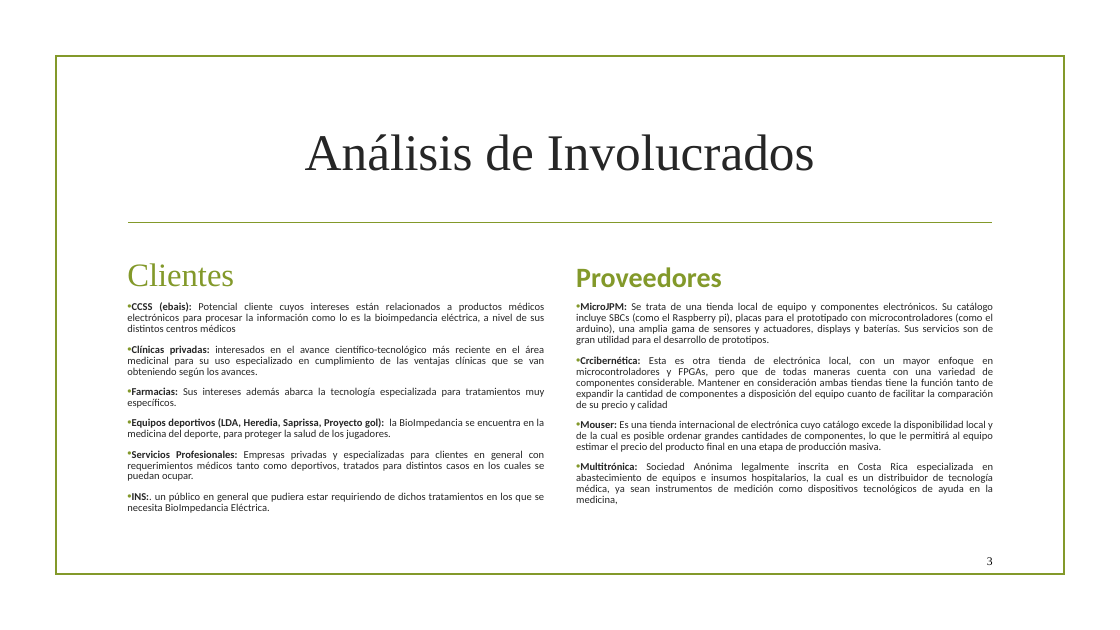
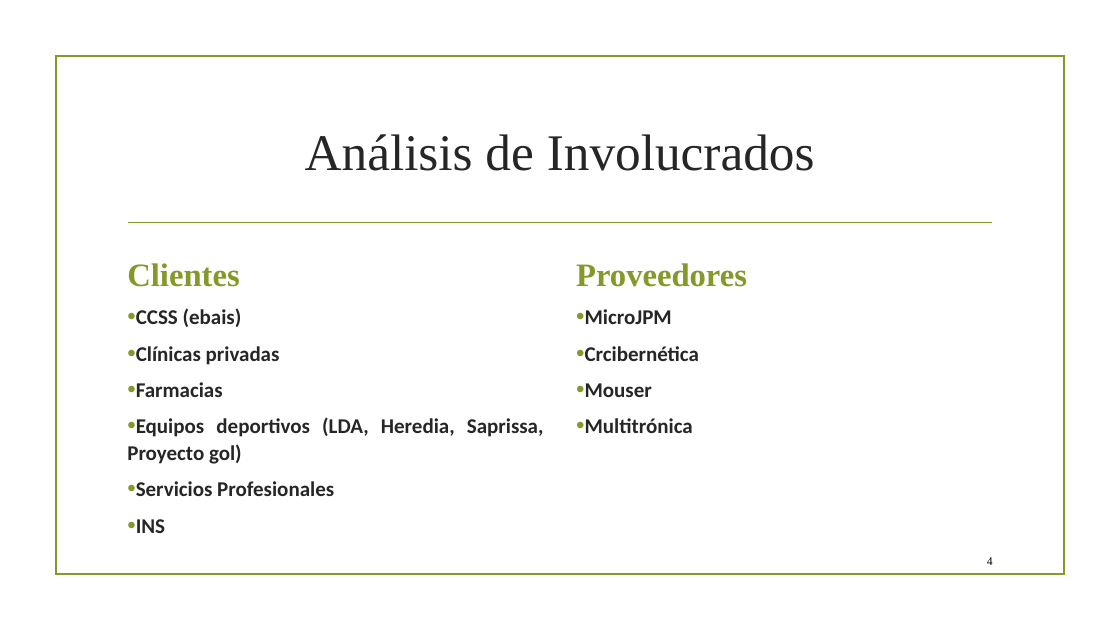
Before and after one commit to Angeloib98/BIATRONIC, a slide deck: slide 4 of Presentación Semana 2.pptx (slide 3 before the commit). Drawn at 1120x630 pixels with LibreOffice and Linux fonts; fonts in the diff are those of the drawing; background and template pictures are left out. Boxes give left, top, right and bottom in pixels: in the first picture for what was removed or moved away, otherwise in the second. Text is boxed around its words. In the diff, an @@ line names an element or a change of style, - is before the commit and + after.

```diff
--- a/Presentación Semana 2.pptx
+++ b/Presentación Semana 2.pptx
@@ text "Clientes" at [127, 263, 239, 287]: bold on @@
@@ text "Proveedores" at [576, 263, 747, 287]: size 24 to 28 pt, font Calibri to Times New Roman @@
@@ text at [127, 308, 544, 533]: text changed; size 9 to 18 pt; bold on @@
-• CCSS (ebais): Potencial cliente cuyos intereses están relacionados a productos médicos electrónicos para procesar la información como lo es la bioimpedancia eléctrica, a nivel de sus distintos centros médicos
-• Clínicas privadas: interesados en el avance científico-tecnológico más reciente en el área medicinal para su uso especializado en cumplimiento de las ventajas clínicas que se van obteniendo según los avances.
-• Farmacias: Sus intereses además abarca la tecnología especializada para tratamientos muy específicos.
-• Equipos deportivos (LDA, Heredia, Saprissa, Proyecto gol): la BioImpedancia se encuentra en la medicina del deporte, para proteger la salud de los jugadores.
-• Servicios Profesionales: Empresas privadas y especializadas para clientes en general con requerimientos médicos tanto como deportivos, tratados para distintos casos en los cuales se puedan ocupar.
-• INS:. un público en general que pudiera estar requiriendo de dichos tratamientos en los que se necesita BioImpedancia Eléctrica.
+• CCSS (ebais)
+• Clínicas privadas
+• Farmacias
+• Equipos deportivos (LDA, Heredia, Saprissa, Proyecto gol)
+• Servicios Profesionales
+• INS
@@ text at [585, 309, 699, 433]: text changed; size 9 to 18 pt; bold on @@
-• MicroJPM: Se trata de una tienda local de equipo y componentes electrónicos. Su catálogo incluye SBCs (como el Raspberry pi), placas para el prototipado con microcontroladores (como el arduino), una amplia gama de sensores y actuadores, displays y baterías. Sus servicios son de gran utilidad para el desarrollo de prototipos.
-• Crcibernética: Esta es otra tienda de electrónica local, con un mayor enfoque en microcontroladores y FPGAs, pero que de todas maneras cuenta con una variedad de componentes considerable. Mantener en consideración ambas tiendas tiene la función tanto de expandir la cantidad de componentes a disposición del equipo cuanto de facilitar la comparación de su precio y calidad
-• Mouser: Es una tienda internacional de electrónica cuyo catálogo excede la disponibilidad local y de la cual es posible ordenar grandes cantidades de componentes, lo que le permitirá al equipo estimar el precio del producto final en una etapa de producción masiva.
-• Multitrónica: Sociedad Anónima legalmente inscrita en Costa Rica especializada en abastecimiento de equipos e insumos hospitalarios, la cual es un distribuidor de tecnología médica, ya sean instrumentos de medición como dispositivos tecnológicos de ayuda en la medicina,
+• MicroJPM
+• Crcibernética
+• Mouser
+• Multitrónica
@@ page number at [987, 557, 993, 565]: text changed @@
-3
+4
```
Also in this commit, not shown: 5 other slides changed, 6 slides added, 2 slides removed.
